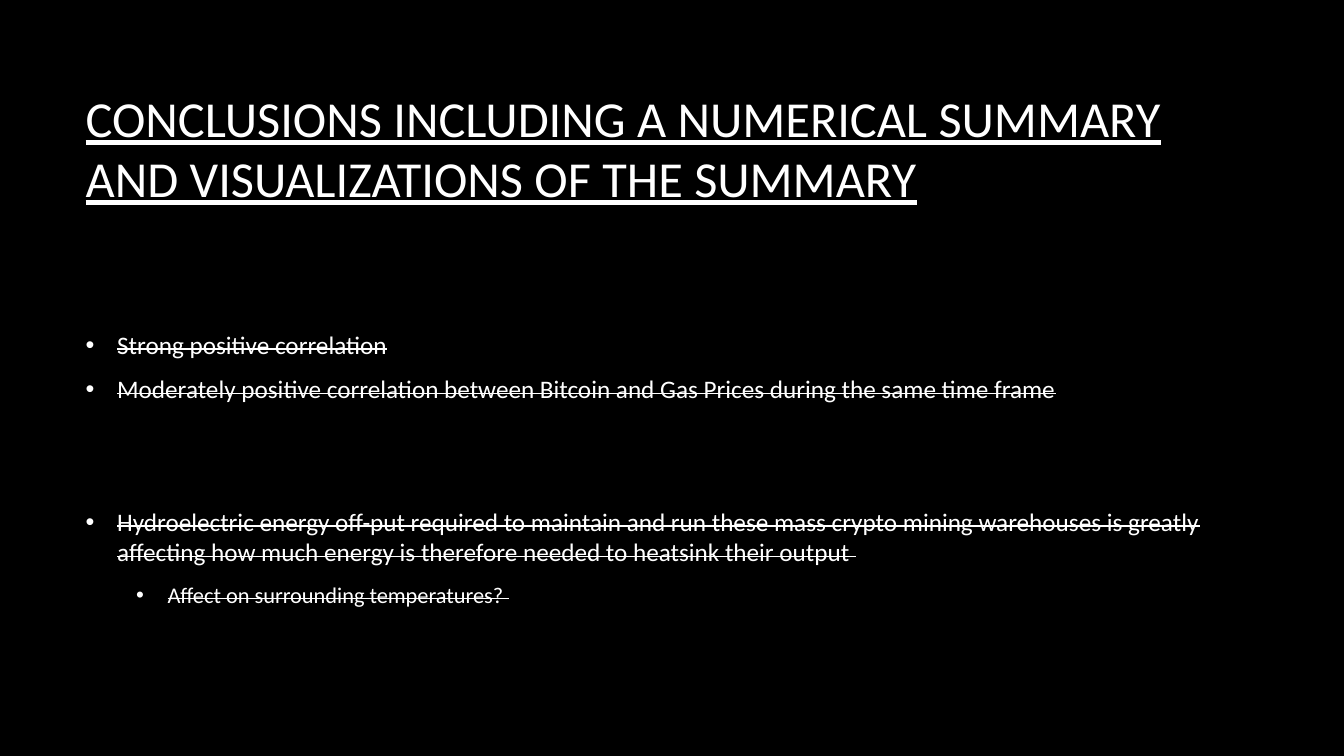
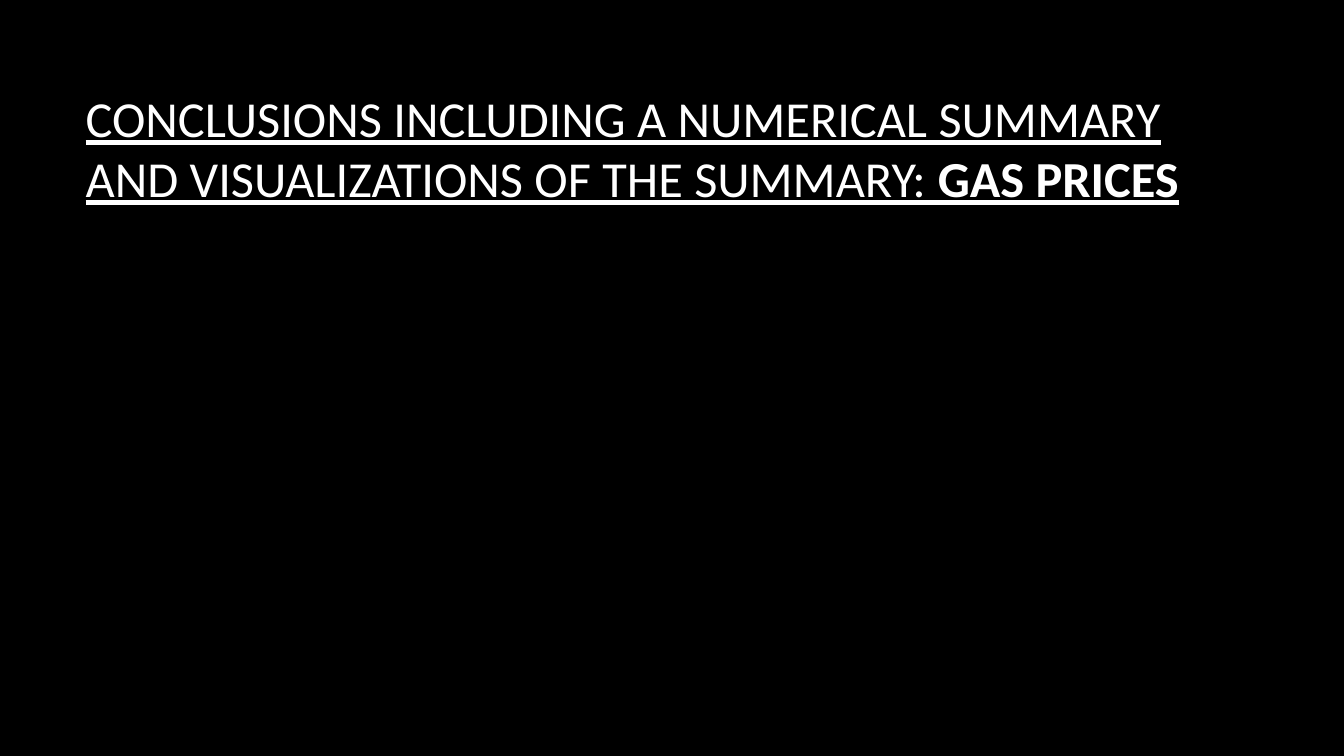
Before and after one commit to CharlotteC21/Cryptocurreny-Trend-Analysis-Group-Project, a slide deck: slide 8 of Crypto Trend Group Project.pptx (slide 7 before the commit). Drawn at 1344x756 pixels with LibreOffice and Linux fonts; fonts in the diff are those of the drawing; background and template pictures are left out. Boxes give left, top, right and bottom in pixels: in the first picture for what was removed or moved away, otherwise in the second. Text is boxed around its words. In the diff, an @@ line names an element or a change of style, - is before the commit and + after.

Commit message:
updated ppt

```diff
--- a/Crypto Trend Group Project.pptx
+++ b/Crypto Trend Group Project.pptx
@@ title at [86,104,1179,205]: text changed @@
-CONCLUSIONS INCLUDING A NUMERICAL SUMMARY AND VISUALIZATIONS OF THE SUMMARY
+CONCLUSIONS INCLUDING A NUMERICAL SUMMARY AND VISUALIZATIONS OF THE SUMMARY: GAS PRICES
@@ text removed at [117,336,1198,607] @@
-• Strong positive correlation
-• Moderately positive correlation between Bitcoin and Gas Prices during the same time frame
-• Hydroelectric energy off-put required to maintain and run these mass crypto mining warehouses is greatly affecting how much energy is therefore needed to heatsink their output
-  • Affect on surrounding temperatures?
```
Also in this commit, not shown: 2 other slides changed, 1 slide added.
